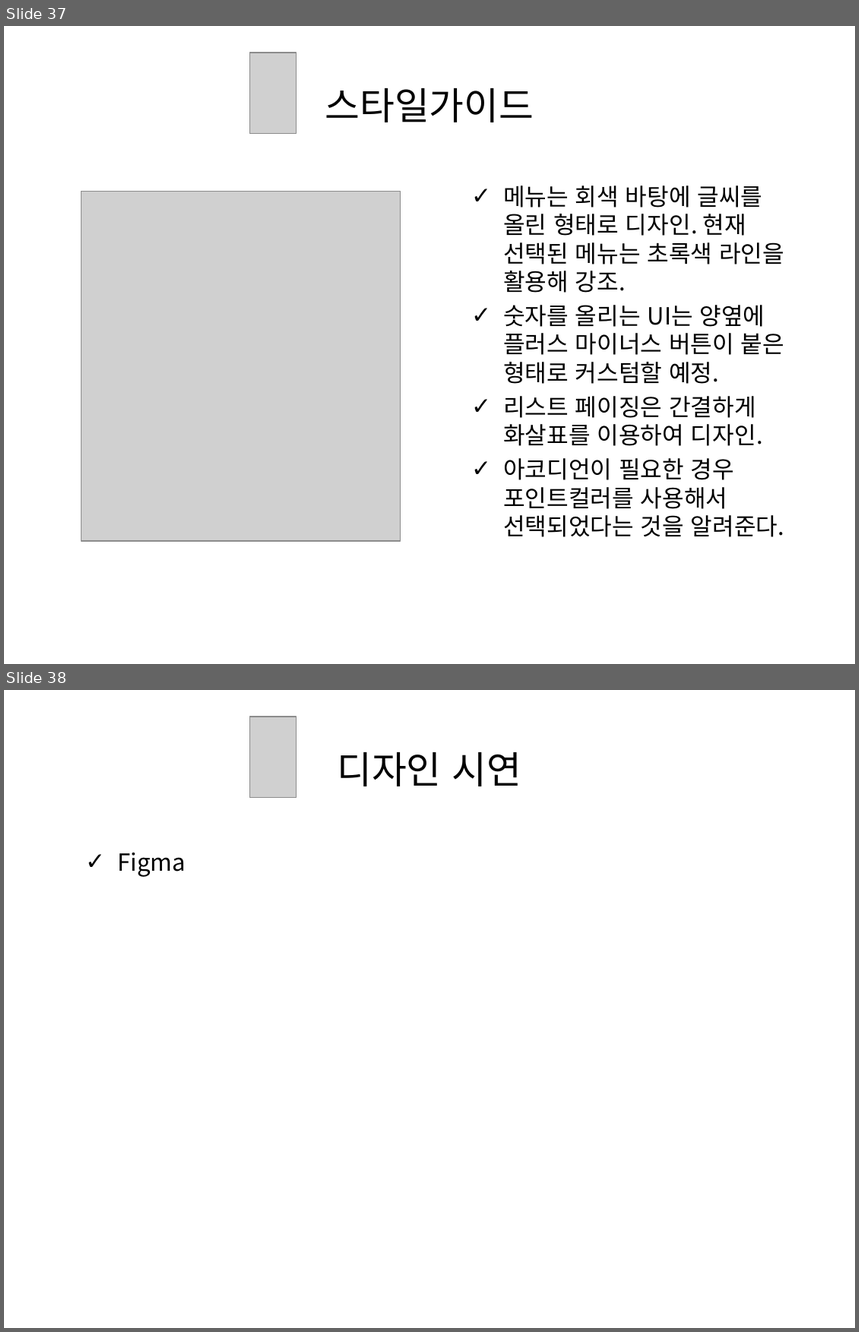
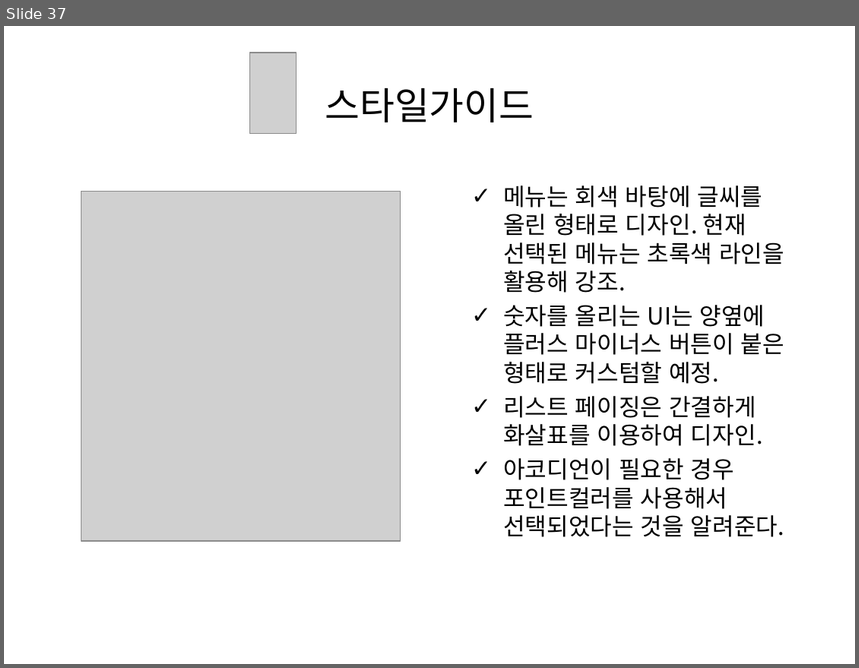
Before and after one commit to grapePrince/planthounse, a slide deck: presentation/최종발표.ppt. Shown one above the other, each under a label of ours: slides 37 and 38 before the commit, slide 37 after it. The pictures are 859x1332 and 859x668 pixels, drawn with LibreOffice and Linux fonts; fonts in the diff are those of the drawing; grey boxes stand for pictures. Boxes give left, top, right and bottom in pixels: in the first picture for what was removed or moved away, otherwise in the second. Text is boxed around its words. In the diff, an @@ line names an element or a change of style, - is before the commit and + after.

```diff
--- a/presentation/최종발표.ppt
+++ b/presentation/최종발표.ppt
@@ slide 38 removed at bbox=[4, 690, 855, 1328], background #FFFFFF @@
@@ picture removed at bbox=[250, 717, 296, 797] @@
@@ title removed at bbox=[337, 752, 522, 787] @@
-디자인 시연
@@ text removed at bbox=[117, 853, 186, 877] @@
-✓ Figma
```
Also in this commit, not shown: 2 slides changed, 9 slides added, 1 other file.
